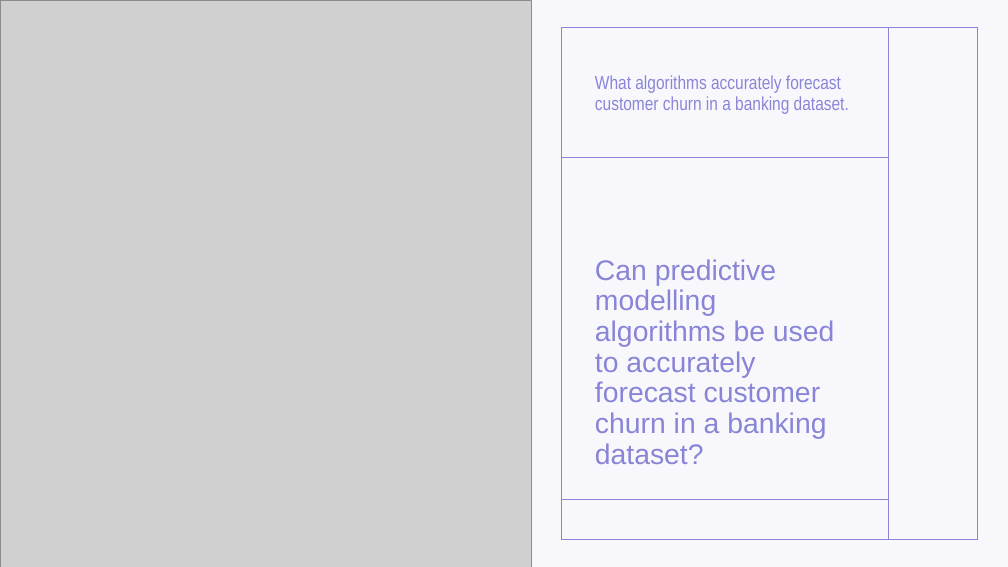
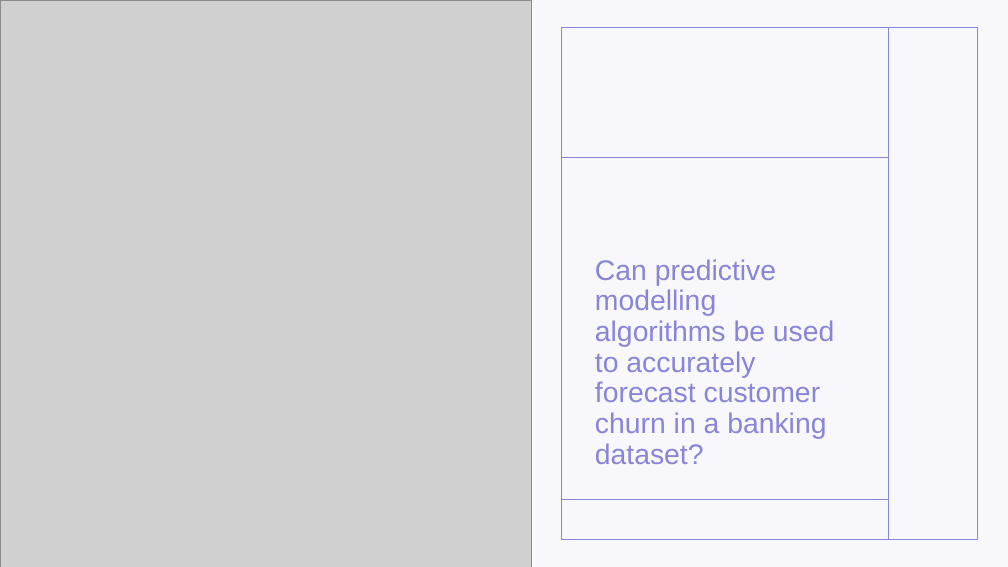
Before and after one commit to stefancourt/Churn-Prediction, a slide deck: slide 1 of Churn Prediction Presentation.pptx. Drawn at 1008x567 pixels with LibreOffice and Linux fonts; fonts in the diff are those of the drawing; grey boxes stand for pictures. Boxes give left, top, right and bottom in pixels: in the first picture for what was removed or moved away, otherwise in the second. Text is boxed around its words. In the diff, an @@ line names an element or a change of style, - is before the commit and + after.

```diff
--- a/Churn Prediction Presentation.pptx
+++ b/Churn Prediction Presentation.pptx
@@ subtitle removed at (595,75,849,114) @@
-What algorithms accurately forecast customer churn in a banking dataset.
```
Also in this commit, not shown: 8 other slides changed.
